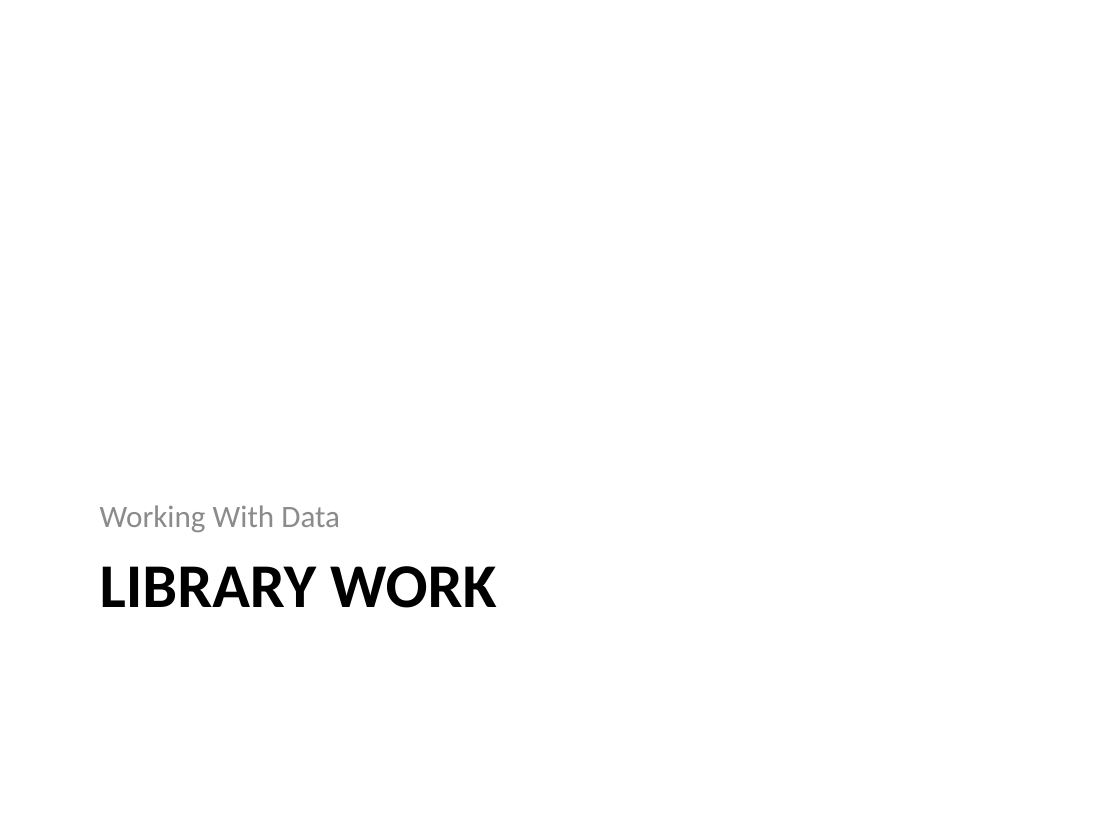
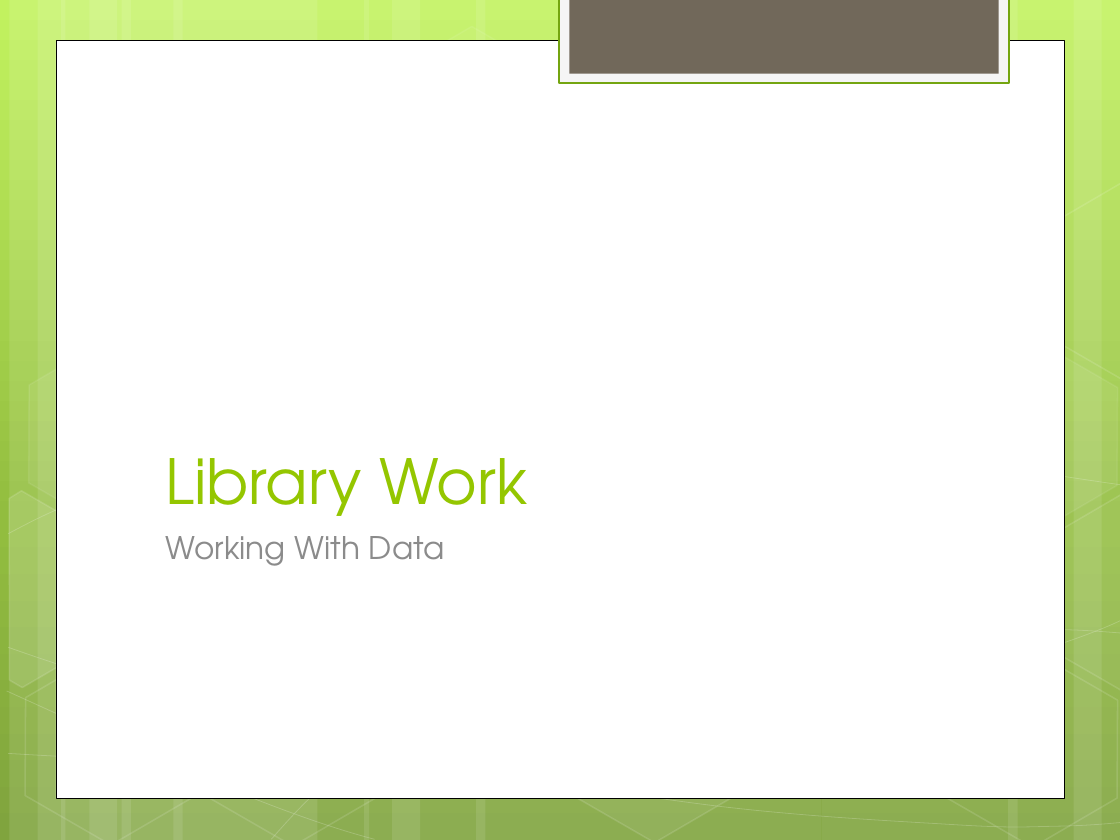
Before and after one commit to zoechao/teaching, a slide deck: slide 11 of maryland-lecture.pptx. Drawn at 1120x840 pixels with LibreOffice and Linux fonts; fonts in the diff are those of the drawing. Boxes give left, top, right and bottom in pixels: in the first picture for what was removed or moved away, otherwise in the second. Text is boxed around its words. In the diff, an @@ line names an element or a change of style, - is before the commit and + after.

```diff
--- a/maryland-lecture.pptx
+++ b/maryland-lecture.pptx
@@ background #FFFFFF to gradient #C3F35F to #93BF3F to #81A53E @@
@@ rectangle added at <box>559,0,1009,83</box>, fill #F5F5F5, outline #74A510 1.25 pt @@
@@ rectangle added at <box>569,0,998,74</box>, fill #71685A @@
@@ rectangle added at <box>56,40,1064,797</box>, fill #FFFFFF, outline #000000 0.5 pt @@
@@ group added at <box>0,0,1120,840</box>: 12 rectangles, 8 freeform shapes, 8 hexagons @@
@@ title "Library Work" at <box>165,458,527,516</box>: vertical alignment top to bottom @@
@@ title at <box>165,458,527,516</box>: text changed; font Calibri to TeX Gyre Adventor; text colour #000000 to #94C600; bold off @@
-LIBRARY WORK
+Library Work
@@ text "Working With Data": place and size @@
-text "Working With Data" at <box>100,505,340,532</box>
+text "Working With Data" at <box>165,536,445,566</box>
@@ text "Working With Data" at <box>165,536,445,566</box>: font Calibri to TeX Gyre Adventor; vertical alignment bottom to top @@
```
Also in this commit, not shown: 30 other slides changed, 3 slides added, 3 slides removed.
